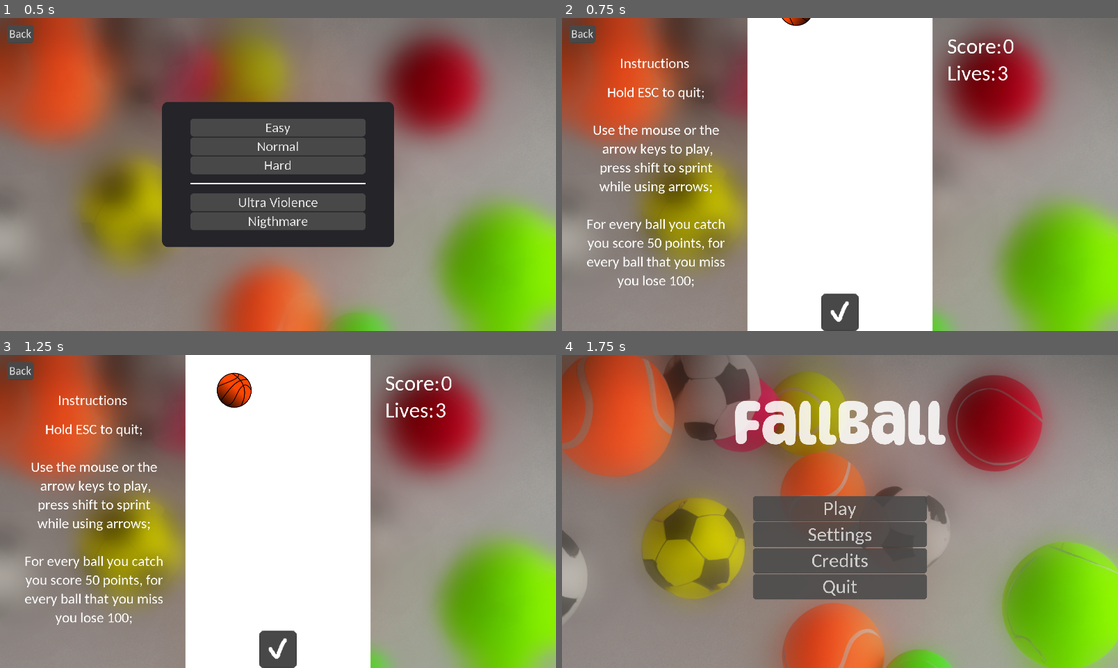
Above: before the commit, frames 1-4 (two rows, left to right).
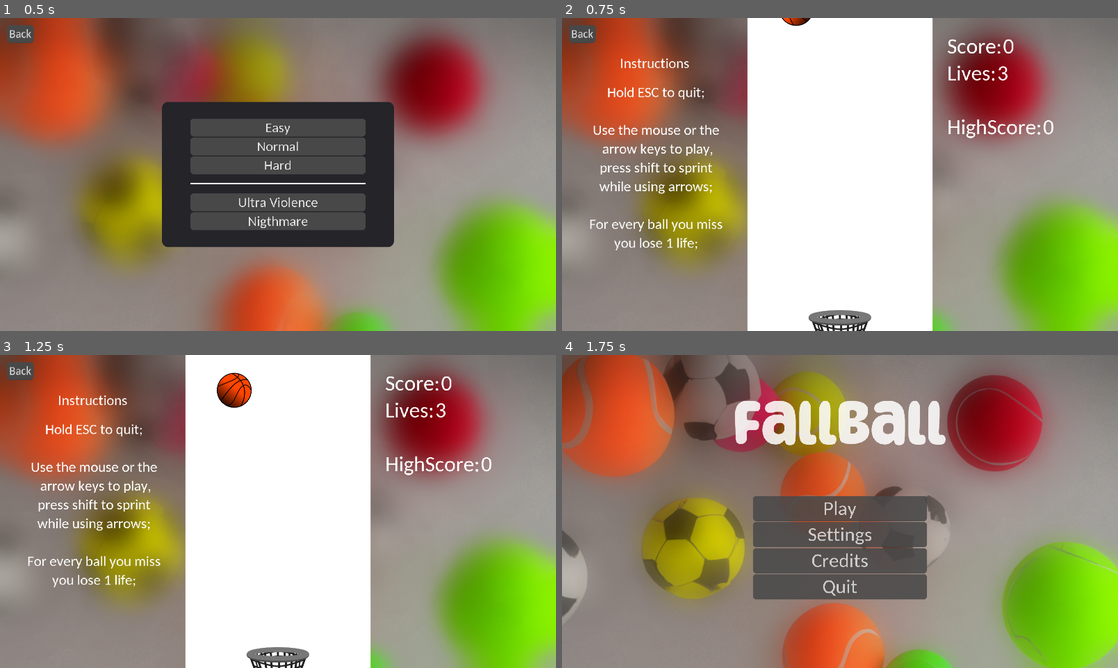
Above: after the commit, the same moments.

Repository: RasaHakaton/FallBall
Game: Godot game, scene res://Game/Main.tscn
Same seed, same stepped clock (60 frames per second), same inputs: the game is played once before the commit and once after it. This scene is started directly instead of the project's main scene.
Inputs:
- Up to frame 1 (0.5 s): no input
- Up to frame 2 (0.75 s): click "Hard" at 0.5 s
- Up to frame 3 (1.25 s): no input
- Up to frame 4 (1.75 s): click "Back" at 1.25 s

Frame 1 is identical in both runs. In frame 2, 2.4% of the frame differs, in the area x 4-89%, y 32-100%; in frame 3, 2.4%; in frame 4, nothing differs.

Commit message:
Major Update

Diff:
--- a/Game/CollectABall/Ball.gd
+++ b/Game/CollectABall/Ball.gd
@@ -12,6 +12,7 @@
 onready var gpl = get_node("..")
 
 func _ready():
+	randomize()
 	spritechoose()
 	position.y = -90
 	position.x = rand_range(704, 1216)
--- a/Game/DifficultySelector/Difficulty.gd
+++ b/Game/DifficultySelector/Difficulty.gd
@@ -7,22 +7,27 @@
 
 func _on_Easy_pressed():
 	difficulty = 1
+	GBSFX.play()
 
 
 func _on_Normal_pressed():
 	difficulty = 2
+	GBSFX.play()
 
 
 func _on_Hard_pressed():
 	difficulty = 3
+	GBSFX.play()
 
 
 func _on_Ultra_Violence_pressed():
 	difficulty = 4
+	GBSFX.play()
 
 
 func _on_Nightmare_pressed():
 	difficulty = 5
+	GBSFX.play()
 
 func _physics_process(delta):
 	if difficulty != 0:
--- a/Game/GameplayLoop.gd
+++ b/Game/GameplayLoop.gd
@@ -4,3 +4,6 @@
 
 func _on_Difficulty_dying(difficulty):
 	visible = true
+
+func _ready():
+	randomize()
--- a/Game/Main.gd
+++ b/Game/Main.gd
@@ -7,6 +7,34 @@
 onready var init = true
 onready var scorelabel = $GameplayLoop/ScoreHolder/HBoxContainer/Score
 onready var liveslabel = $GameplayLoop/ScoreHolder/LiveBox/Lives
+onready var highscorelabel = $GameplayLoop/ScoreHolder/HighBox/Highscore
+onready var sfxp = $sfx
+onready var musicp = $Music
+onready var dif = 0 #difficulty
+
+var sfx = {
+	"death": preload("res://Sounds/die.wav"),
+	"collect": preload("res://Sounds/pickup.wav"),
+	"miss": preload("res://Sounds/miss.wav")
+	}
+var music = {
+	"tornflesh": preload("res://Music/TornFlesh.mp3"),
+	"metal": preload("res://Music/CultoftheSkull.mp3")
+	}
+
+func _ready():
+	start.load_data()
+	musicp.volume_db = 0
+	randomize()
+
+func _process(delta):
+	if dif == 4 and musicp.stream != music.tornflesh:
+		musicp.stream = music.tornflesh
+		musicp.play()
+	if dif == 5 and musicp.stream != music.metal:
+		musicp.stream = music.metal
+		musicp.volume_db = -10
+		musicp.play()
 
 
 func _on_Player_body_entered(body):
@@ -18,25 +46,41 @@
 			scorog = score
 		init = false
 
+		sfxp.stream = sfx.collect
+		sfxp.play()
+
 func _on_DeathZone_body_entered(body):
 	if body.name == "Ball":
-		score = score - 100
+	#	score = score - 100
 		lives = lives - 1
 		init = false
+
+		sfxp.stream = sfx.miss
+		sfxp.play()
 
 func _physics_process(delta):
 	scorelabel.text = str(score)
 	liveslabel.text = str(lives)
-	if score < 1 and init == false and a == 1:
+	highscorelabel.text = str(start.sdata.highscore)
+	#if score < 1 and init == false and a == 1:
+	#	$GameplayLoop.visible = false
+	#	$TryAgain.visible = true
+	if lives <= 0 and init == false and a == 1:
+		if score > start.sdata.highscore:
+			start.sdata.highscore = score
+			start.save_data()
+		start.save_data()
 		$GameplayLoop.visible = false
 		$TryAgain.visible = true
-	if lives <= 0 and init == false and a == 1:
-		$GameplayLoop.visible = false
-		$TryAgain.visible = true
+		if sfxp.stream != sfx.death:
+			sfxp.stream = sfx.death
+			sfxp.play()
 
 func _on_Difficulty_dying(difficulty):
 	init = true
 	a = 1
+	dif = difficulty
+	mainmusic.stop()
 
 func _on_Retry_pressed():
 	get_tree().change_scene('res://Game/Main.tscn')
--- a/Game/Main.tscn
+++ b/Game/Main.tscn
@@ -200,6 +200,27 @@
 margin_bottom = 93.0
 theme = SubResource( 6 )
 text = "3"
+
+[node name="HighBox" type="HBoxContainer" parent="GameplayLoop/ScoreHolder"]
+margin_top = 279.0
+margin_right = 231.0
+margin_bottom = 372.0
+__meta__ = {
+"_edit_use_anchors_": false
+}
+
+[node name="Label" type="Label" parent="GameplayLoop/ScoreHolder/HighBox"]
+margin_right = 327.0
+margin_bottom = 93.0
+theme = SubResource( 4 )
+text = "HighScore:"
+
+[node name="Highscore" type="Label" parent="GameplayLoop/ScoreHolder/HighBox" groups=["Savable"]]
+margin_left = 331.0
+margin_right = 369.0
+margin_bottom = 93.0
+theme = SubResource( 6 )
+text = "0"
 
 [node name="InfoPanel" type="Control" parent="GameplayLoop"]
 margin_top = 125.0
@@ -238,10 +259,8 @@
 press shift to sprint
 while using arrows;
 
-For every ball you catch
-you score 50 points, for
-every ball that you miss
-you lose 100;"
+For every ball you miss
+you lose 1 life;"
 align = 1
 clip_text = true
 __meta__ = {
@@ -278,7 +297,11 @@
 position = Vector2( 960, -90 )
 
 [node name="Player" parent="GameplayLoop" instance=ExtResource( 1 )]
-position = Vector2( 960, 1016 )
+position = Vector2( 960, 1056 )
+
+[node name="Music" type="AudioStreamPlayer" parent="."]
+
+[node name="sfx" type="AudioStreamPlayer" parent="."]
 
 [connection signal="dying" from="Difficulty" to="." method="_on_Difficulty_dying"]
 [connection signal="dying" from="Difficulty" to="GameplayLoop" method="_on_Difficulty_dying"]
--- a/Game/Player/Player.tscn
+++ b/Game/Player/Player.tscn
@@ -1,18 +1,19 @@
 [gd_scene load_steps=4 format=2]
 
-[ext_resource path="res://MainMenu/Settings/Buttons/FullScreen/checkbox_selected.png" type="Texture" id=1]
+[ext_resource path="res://Game/Player/newhoop.png" type="Texture" id=1]
 [ext_resource path="res://Game/Player/Player.gd" type="Script" id=2]
 
 [sub_resource type="RectangleShape2D" id=1]
-extents = Vector2( 60, 46 )
+extents = Vector2( 104, 24 )
 
 [node name="Player" type="Area2D"]
 script = ExtResource( 2 )
 
 [node name="Sprite" type="Sprite" parent="."]
-scale = Vector2( 2, 2 )
+position = Vector2( 1.66893e-06, -9.53674e-07 )
+scale = Vector2( 1, 0.75 )
 texture = ExtResource( 1 )
 
 [node name="CollisionShape2D" type="CollisionShape2D" parent="."]
-position = Vector2( 0, 14 )
+position = Vector2( 0, -8 )
 shape = SubResource( 1 )
--- /dev/null
+++ b/Global/GBSFX.tscn
@@ -0,0 +1,6 @@
+[gd_scene load_steps=2 format=2]
+
+[ext_resource path="res://Sounds/select.wav" type="AudioStream" id=1]
+
+[node name="GBSFX" type="AudioStreamPlayer"]
+stream = ExtResource( 1 )
--- /dev/null
+++ b/Global/MainMusic.tscn
@@ -0,0 +1,7 @@
+[gd_scene load_steps=2 format=2]
+
+[ext_resource path="res://Music/MainMenu.mp3" type="AudioStream" id=1]
+
+[node name="MainMusic" type="AudioStreamPlayer"]
+stream = ExtResource( 1 )
+autoplay = true
--- /dev/null
+++ b/Global/Start.gd
@@ -0,0 +1,43 @@
+extends Node
+
+var i = 1
+var firstboot = 1
+const SAVE_FILE = "user://data.save"
+var sdata = {}
+
+func save_data():
+	var file = File.new()
+	file.open(SAVE_FILE, file.WRITE)
+	file.store_var(sdata)
+	file.close()
+
+func load_data():
+	var file = File.new()
+	if not file.file_exists(SAVE_FILE):
+		sdata = {
+			"resolution": Vector2(1280, 720),
+			"fullscreen": false,
+			"highscore": 0
+		}
+		save_data()
+	file.open(SAVE_FILE, file.READ)
+	sdata = file.get_var()
+	file.close()
+
+func _ready():
+	load_data()
+	OS.set_window_size(sdata.resolution)
+	OS.window_fullscreen = sdata.fullscreen
+
+func _process(delta):
+	if Input.is_action_pressed("game_quit"):
+		i = i + 1
+		print (i)
+	else:
+		i = 0
+	if i >= 50:
+		save_data()
+		get_tree().quit()
+
+	if Input.is_action_just_pressed("fullscreen"):
+		OS.window_fullscreen = !OS.window_fullscreen
--- a/MainMenu/BackToMenu/Back.gd
+++ b/MainMenu/BackToMenu/Back.gd
@@ -5,4 +5,5 @@
 
 
 func _on_Back_pressed():
+	GBSFX.play()
 	get_tree().change_scene('res://MainMenu/MainMenu.tscn')
--- a/MainMenu/Credits/Credits.tscn
+++ b/MainMenu/Credits/Credits.tscn
@@ -8,6 +8,20 @@
 [sub_resource type="DynamicFont" id=1]
 size = 52
 font_data = ExtResource( 4 )
+
+[sub_resource type="DynamicFontData" id=4]
+font_path = "res://Fonts/Carlito-Regular.ttf"
+
+[sub_resource type="DynamicFont" id=5]
+size = 38
+font_data = SubResource( 4 )
+
+[sub_resource type="DynamicFontData" id=2]
+font_path = "res://Fonts/Carlito-Regular.ttf"
+
+[sub_resource type="DynamicFont" id=3]
+size = 30
+font_data = SubResource( 2 )
 
 [node name="Credits" type="Control"]
 anchor_right = 1.0
@@ -355,27 +369,52 @@
 
 [node name="Spacer" type="Control" parent="HBoxContainer4"]
 margin_left = 8.0
-margin_right = 43.0
+margin_right = 40.0
 margin_bottom = 650.0
 size_flags_horizontal = 3
 size_flags_vertical = 3
 
 [node name="VBoxContainer" type="VBoxContainer" parent="HBoxContainer4"]
-margin_left = 47.0
-margin_right = 453.0
+margin_left = 44.0
+margin_right = 455.0
 margin_bottom = 650.0
 
 [node name="Label" type="Label" parent="HBoxContainer4/VBoxContainer"]
-margin_right = 406.0
-margin_bottom = 156.0
-theme = ExtResource( 1 )
-text = "Music:
-All music used was made
-by Kevin MacLeod"
+margin_right = 411.0
+margin_bottom = 50.0
+theme = ExtResource( 1 )
+text = "Music:"
+align = 1
+
+[node name="Label3" type="Label" parent="HBoxContainer4/VBoxContainer"]
+margin_top = 54.0
+margin_right = 411.0
+margin_bottom = 102.0
+theme = ExtResource( 1 )
+custom_fonts/font = SubResource( 5 )
+text = "A Night Alone - TrackTribe"
+align = 1
+
+[node name="Label4" type="Label" parent="HBoxContainer4/VBoxContainer"]
+margin_top = 106.0
+margin_right = 411.0
+margin_bottom = 154.0
+theme = ExtResource( 1 )
+custom_fonts/font = SubResource( 5 )
+align = 1
+
+[node name="Label2" type="Label" parent="HBoxContainer4/VBoxContainer"]
+margin_top = 158.0
+margin_right = 411.0
+margin_bottom = 237.0
+theme = ExtResource( 1 )
+custom_fonts/font = SubResource( 3 )
+text = "Torn Flesh & Cult of the Skull
+by Karl Casey, @ White Bat Audio"
 align = 1
 
 [node name="Spacer2" type="Control" parent="HBoxContainer4"]
-margin_left = 457.0
+margin_left = 459.0
 margin_right = 492.0
 margin_bottom = 650.0
 size_flags_horizontal = 3
--- a/MainMenu/MainMenu.gd
+++ b/MainMenu/MainMenu.gd
@@ -11,6 +11,8 @@
 	else: OS.window_fullscreen = settings.fullscreen
 
 func _ready():
+	if mainmusic.playing == false:
+		mainmusic.play()
 	if start.firstboot == 0:
 		$TextureRect2.visible = false
 	if start.firstboot == 1:
@@ -20,19 +22,24 @@
 
 func _on_Settings_apply_button_pressed(settings) -> void:
 	update_settings(settings)
-
+	start.save_data()
 
 func _on_Settings_pressed():
+	GBSFX.play()
 	settings.visible = true
 
 
 func _on_Quit_pressed():
+	GBSFX.play()
+	start.save_data()
 	get_tree().quit()
 
 
 func _on_Play_pressed():
+	GBSFX.play()
 	get_tree().change_scene('res://Game/Main.tscn')
 
 
 func _on_Credits_pressed():
+	GBSFX.play()
 	get_tree().change_scene("res://MainMenu/Credits/Credits.tscn")
--- a/MainMenu/Settings/Settings.gd
+++ b/MainMenu/Settings/Settings.gd
@@ -12,6 +12,7 @@
 
 func _on_Apply_pressed() -> void:
 	emit_signal("apply_button_pressed", _settings)
+	$VBoxContainer/Apply/ApplyAudio.play()
 	applied = 1
 	$Applied/Label.text = "Yes"
 func _on_ResolutionSelector_resolution_changed(new_resolution: Vector2) -> void:
@@ -27,6 +28,7 @@
 	$Applied.visible = true
 
 func _on_Button_pressed():
+	GBSFX.play()
 	if applied == 0:
 		#emit_signal("dontchange")
 		$Applied/Label.text = "No"
@@ -34,6 +36,7 @@
 			emit_signal("uncheck")
 	elif applied == 1:
 		$Applied/Label.text = "Yes"
+		start.save_data()
 		applied = 0
 		if checkbox.toggle_mode == true and OS.window_fullscreen == false:
 			emit_signal("uncheck")
--- a/MainMenu/Settings/Settings.tscn
+++ b/MainMenu/Settings/Settings.tscn
@@ -6,6 +6,7 @@
 [ext_resource path="res://MainMenu/Settings/Settings.tres" type="Theme" id=4]
 [ext_resource path="res://MainMenu/Settings/PanelTheme.tres" type="Theme" id=5]
 [ext_resource path="res://Fonts/Carlito-Regular.ttf" type="DynamicFontData" id=6]
+[ext_resource path="res://Sounds/apply.wav" type="AudioStream" id=7]
 
 [sub_resource type="DynamicFont" id=2]
 size = 30
@@ -119,6 +120,9 @@
 theme = ExtResource( 4 )
 text = "Apply"
 
+[node name="ApplyAudio" type="AudioStreamPlayer" parent="VBoxContainer/Apply"]
+stream = ExtResource( 7 )
+
 [node name="Button" type="Button" parent="VBoxContainer"]
 margin_top = 297.0
 margin_right = 564.0
--- /dev/null
+++ b/Temp/1.gd
@@ -0,0 +1,16 @@
+extends Control
+
+
+
+
+
+func _on_NewGame_pressed():
+	$ColorRect.visible = true
+	$ColorRect/AnimationPlayer.play("FadeOutMain")
+	yield($ColorRect/AnimationPlayer, "animation_finished")
+# warning-ignore:return_value_discarded
+	get_tree().change_scene('res://Game/Main.tscn')
+
+
+func _on_Quit_pressed():
+	get_tree().quit()
--- a/project.godot
+++ b/project.godot
@@ -10,15 +10,18 @@
 
 [application]
 
-config/name="fallball"
+config/name="FallBall"
 run/main_scene="res://MainMenu/MainMenu.tscn"
 boot_splash/image="res://ballsbackground.png"
 boot_splash/bg_color=Color( 0, 0, 0, 1 )
-config/icon="res://MainMenu/Settings/Buttons/FullScreen/checkbox_selected.png"
+config/icon="res://logo_145.png"
+config/windows_native_icon="res://icon.ico"
 
 [autoload]
 
-start="*res://Start.gd"
+start="*res://Global/Start.gd"
+mainmusic="*res://Global/MainMusic.tscn"
+GBSFX="*res://Global/GBSFX.tscn"
 
 [display]
 
Binary file added: Game/Player/hoop.png
Not shown, added: Game/Player/hoop.png.import
Binary file added: Game/Player/newhoop.png
Not shown, added: Game/Player/newhoop.png.import
Not shown: 1 places in MainMenu/Credits/Credits.tscn that only renumber resources
Not shown: 1 places in MainMenu/Settings/Settings.tscn that only renumber resources
Not shown, added: Music/CultoftheSkull.mp3.import
Not shown, added: Music/MainMenu.mp3.import
Not shown, added: Music/TornFlesh.mp3.import
Not shown, added: Sounds/apply.wav.import
Not shown, added: Sounds/die.wav.import
Not shown, added: Sounds/miss.wav.import
(and 14 more such lines)
